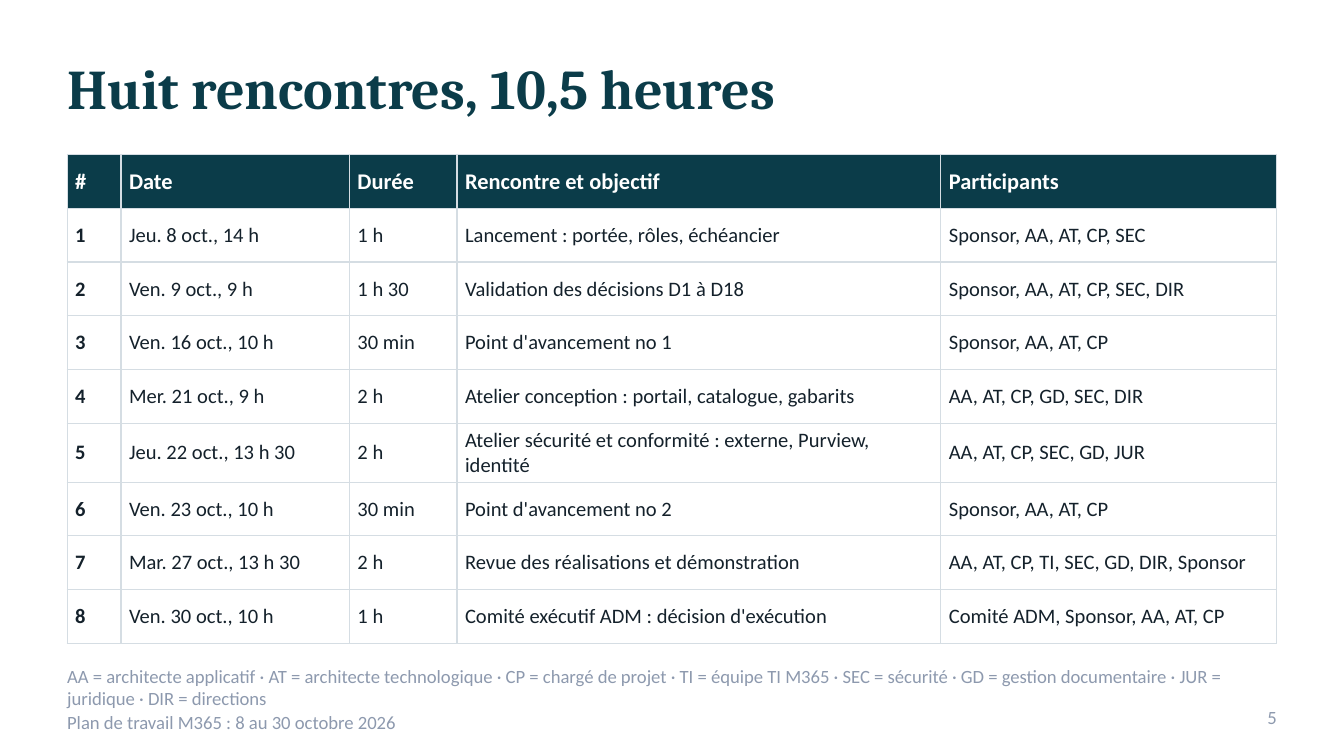
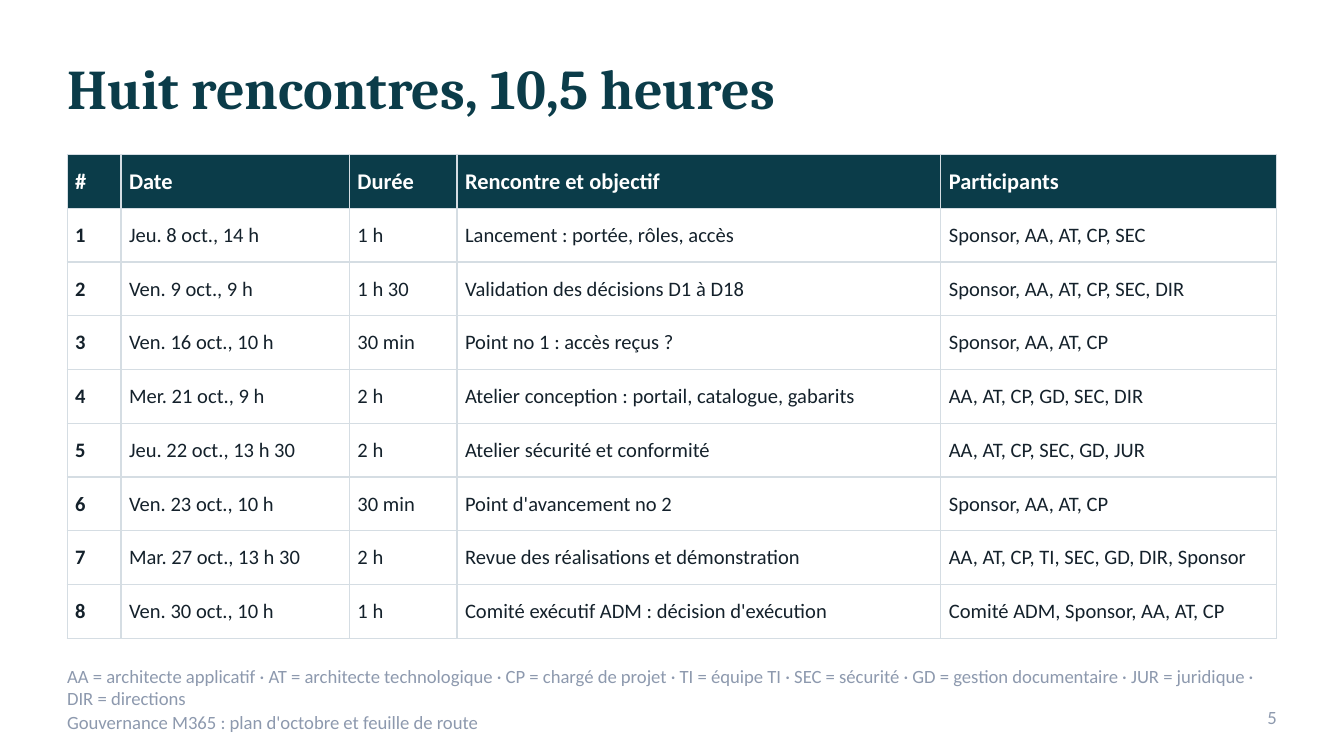
Before and after one commit to SEMTech42/DEV_Copilot, a slide deck: slide 5 of Presentation-Plan-Octobre-M365.pptx. Drawn at 1344x756 pixels with LibreOffice and Linux fonts; fonts in the diff are those of the drawing. Boxes give left, top, right and bottom in pixels: in the first picture for what was removed or moved away, otherwise in the second. Text is boxed around its words. In the diff, an @@ line names an element or a change of style, - is before the commit and + after.

```diff
--- a/Presentation-Plan-Octobre-M365.pptx
+++ b/Presentation-Plan-Octobre-M365.pptx
@@ table at box(67, 155, 1277, 626) @@
-row 2, column 4: Lancement : portée, rôles, échéancier
+row 2, column 4: Lancement : portée, rôles, accès
-row 4, column 4: Point d'avancement no 1
+row 4, column 4: Point no 1 : accès reçus ?
-row 6, column 4: Atelier sécurité et conformité : externe, Purview, identité
+row 6, column 4: Atelier sécurité et conformité
@@ text at box(67, 670, 1245, 705): text changed @@
-AA = architecte applicatif · AT = architecte technologique · CP = chargé de projet · TI = équipe TI M365 · SEC = sécurité · GD = gestion documentaire · JUR = juridique · DIR = directions
+AA = architecte applicatif · AT = architecte technologique · CP = chargé de projet · TI = équipe TI · SEC = sécurité · GD = gestion documentaire · JUR = juridique · DIR = directions
@@ text at box(67, 716, 478, 732): text changed @@
-Plan de travail M365 : 8 au 30 octobre 2026
+Gouvernance M365 : plan d'octobre et feuille de route
```
Also in this commit, not shown: 8 other slides changed, 3 slides added, 3 slides removed, 1 other file.
